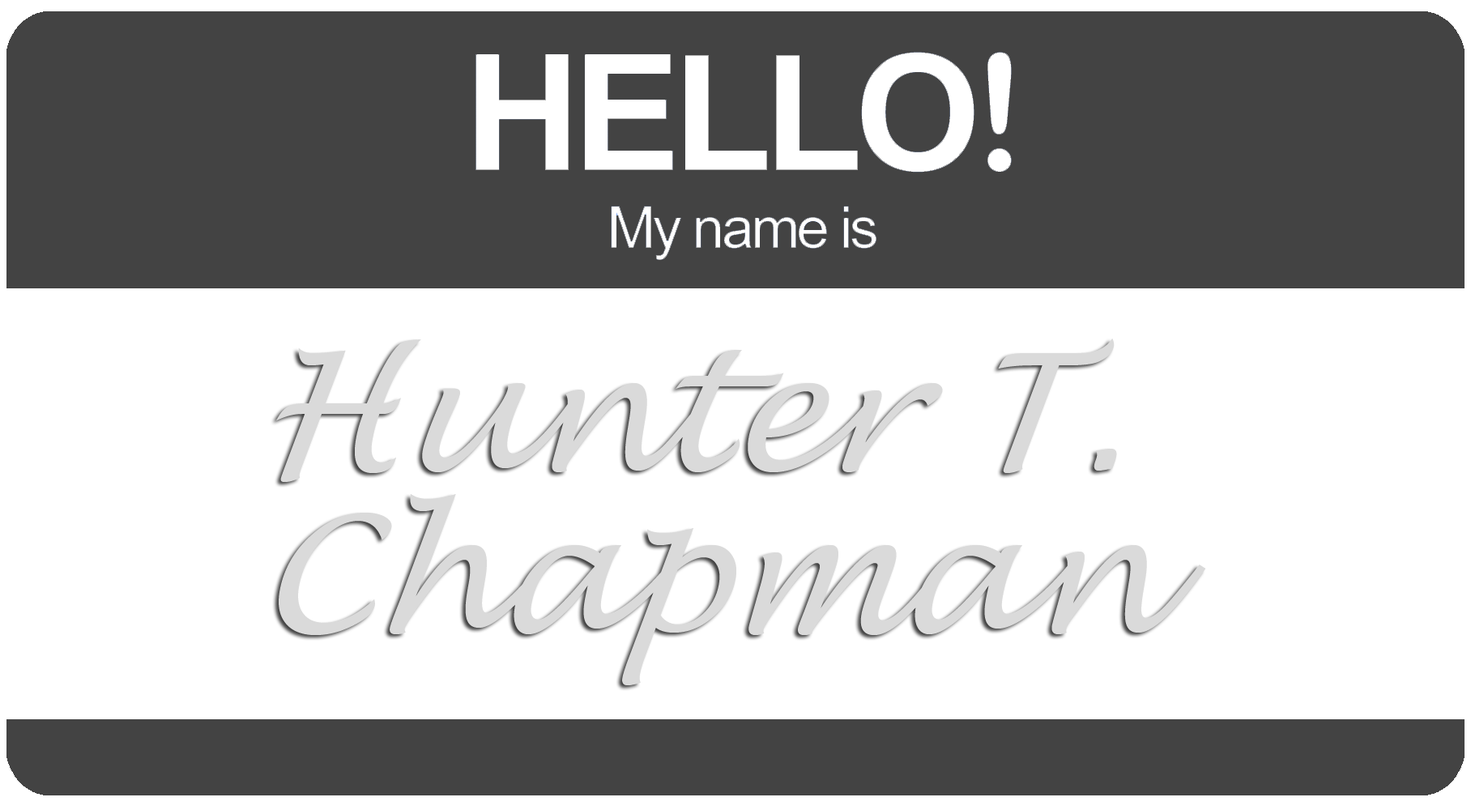
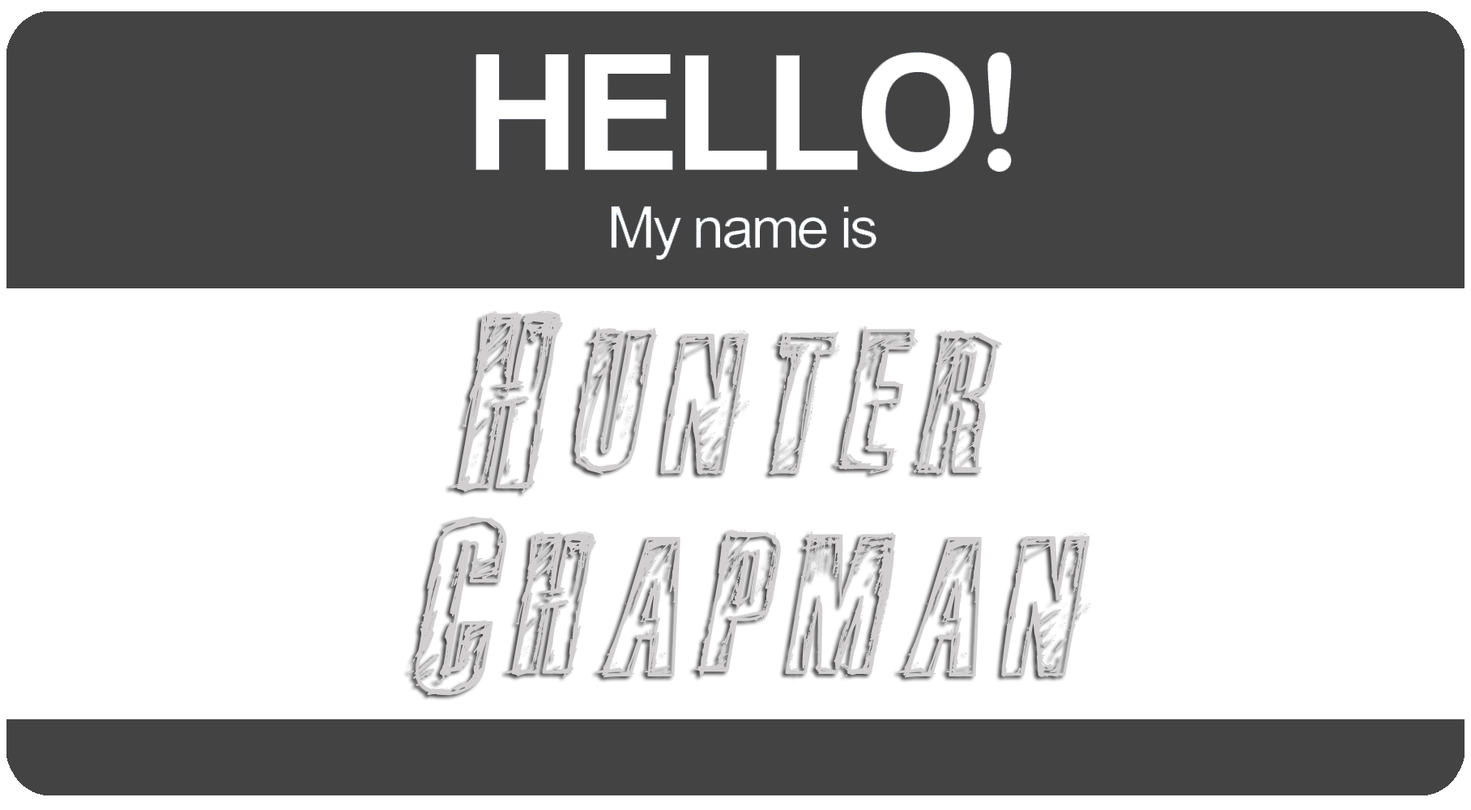
Layered file, before and after one edit (1471px x 810px). Changes by layer:
renamed "Hunter T. Chapman" to "Hunter Chapman", painted on it over [276, 311, 1206, 695]
